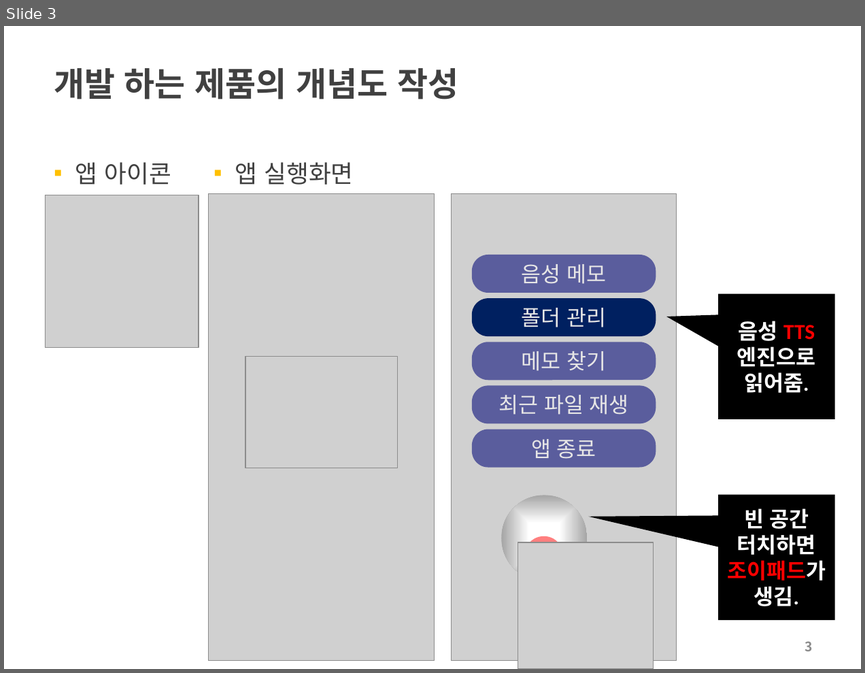
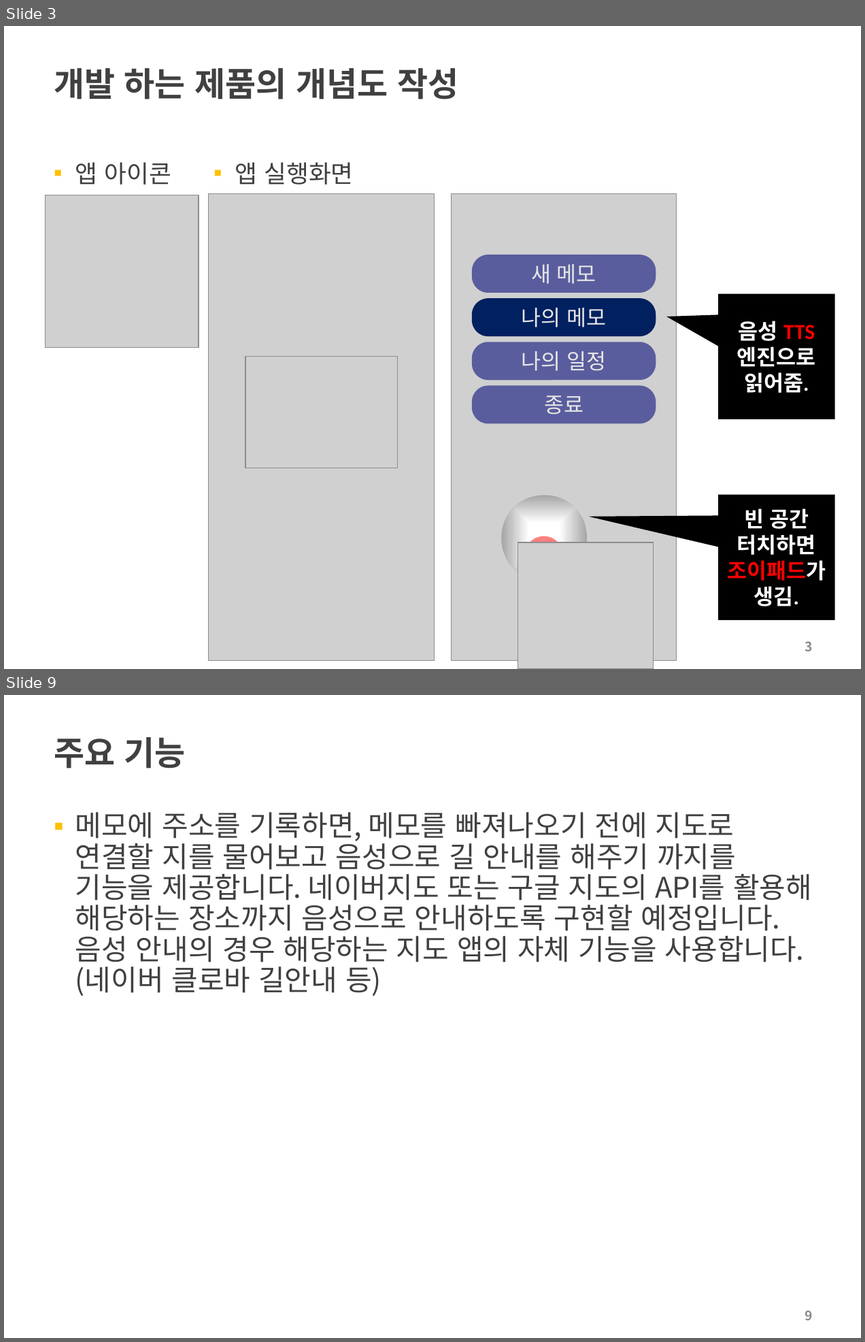
Before and after one commit to choisinho/capstone1, a slide deck: 2022-2-PreCapstoneDesign-최종보고서.pptx. Shown one above the other, each under a label of ours: slide 3 before the commit, slides 3 and 9 after it; the slides between them are not shown. The pictures are 865x673 and 865x1342 pixels, drawn with LibreOffice and Linux fonts; fonts in the diff are those of the drawing; grey boxes stand for pictures; background and template pictures are left out. Boxes give left, top, right and bottom in pixels: in the first picture for what was removed or moved away, otherwise in the second. Text is boxed around its words. In the diff, an @@ line names an element or a change of style, - is before the commit and + after.

```diff
--- a/2022-2-PreCapstoneDesign-최종보고서.pptx
+++ b/2022-2-PreCapstoneDesign-최종보고서.pptx
@@ slide 9 added at <box>4,695,861,1338</box>, background #FFFFFF @@
@@ title added at <box>54,737,186,768</box>, 28 pt, text #404040, bold @@
+주요 기능
@@ text added at <box>75,812,812,996</box>, 24 pt, text #404040 @@
+▪ 메모에 주소를 기록하면, 메모를 빠져나오기 전에 지도로 연결할 지를 물어보고 음성으로 길 안내를 해주기 까지를 기능을 제공합니다. 네이버지도 또는 구글 지도의 API를 활용해 해당하는 장소까지 음성으로 안내하도록 구현할 예정입니다. 음성 안내의 경우 해당하는 지도 앱의 자체 기능을 사용합니다. (네이버 클로바 길안내 등)
@@ page number added at <box>805,1310,813,1320</box>, 11 pt, text #8C8C8C, bold @@
+9
@@ slide 3 changed as well @@
@@ text in rounded rectangle at <box>531,264,596,284</box>: text changed @@
-음성 메모
+새 메모
@@ text in rounded rectangle at <box>521,308,606,327</box>: text changed @@
-폴더 관리
+나의 메모
@@ text in rounded rectangle at <box>521,351,606,371</box>: text changed @@
-메모 찾기
+나의 일정
@@ text in rounded rectangle at <box>544,395,583,414</box>: text changed @@
-최근 파일 재생
+종료
@@ rounded rectangle removed at <box>472,429,656,467</box> @@
-앱 종료
```
Also in this commit, not shown: 2 other slides changed, 9 other slides added, 2 slides removed, 1 other file.
